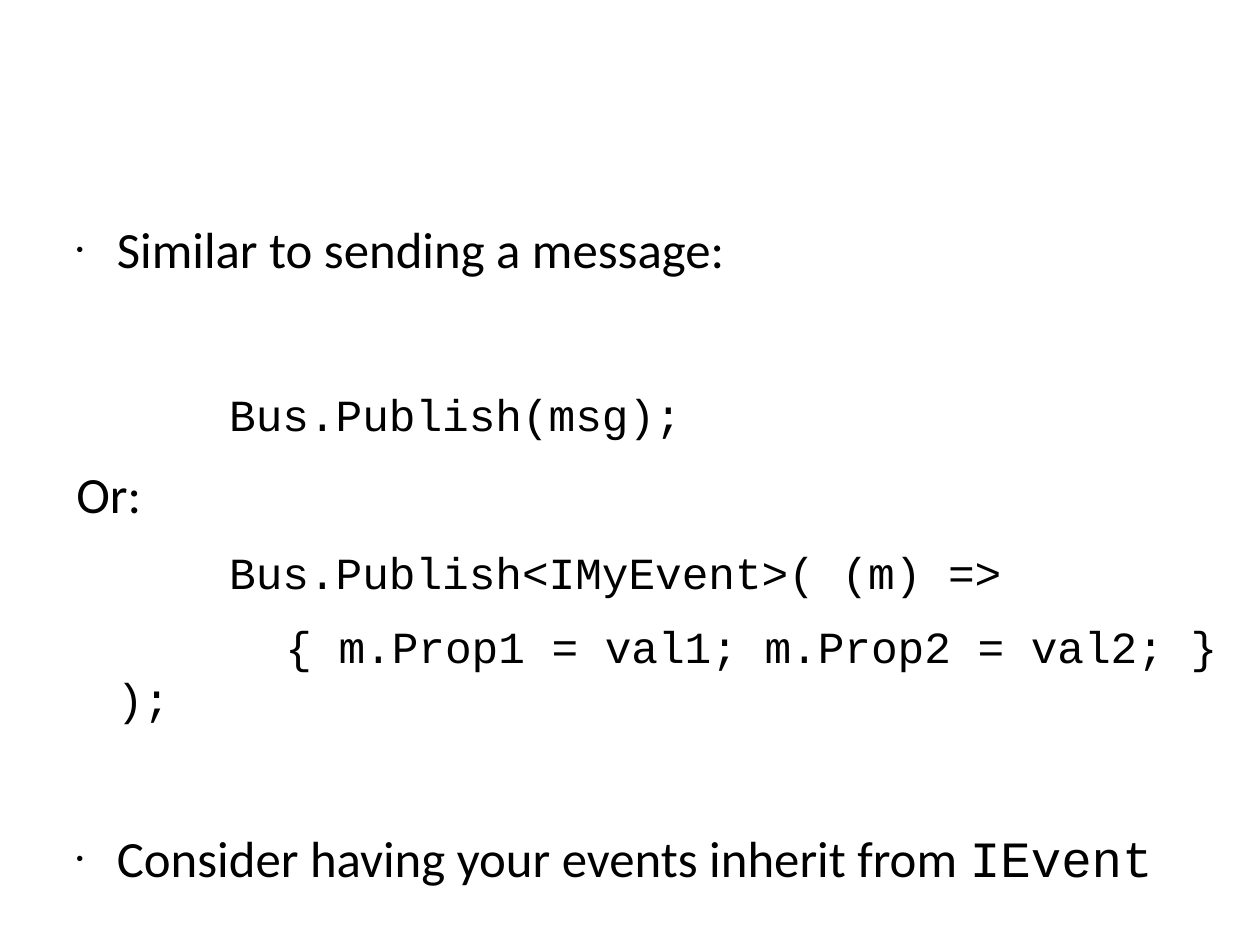
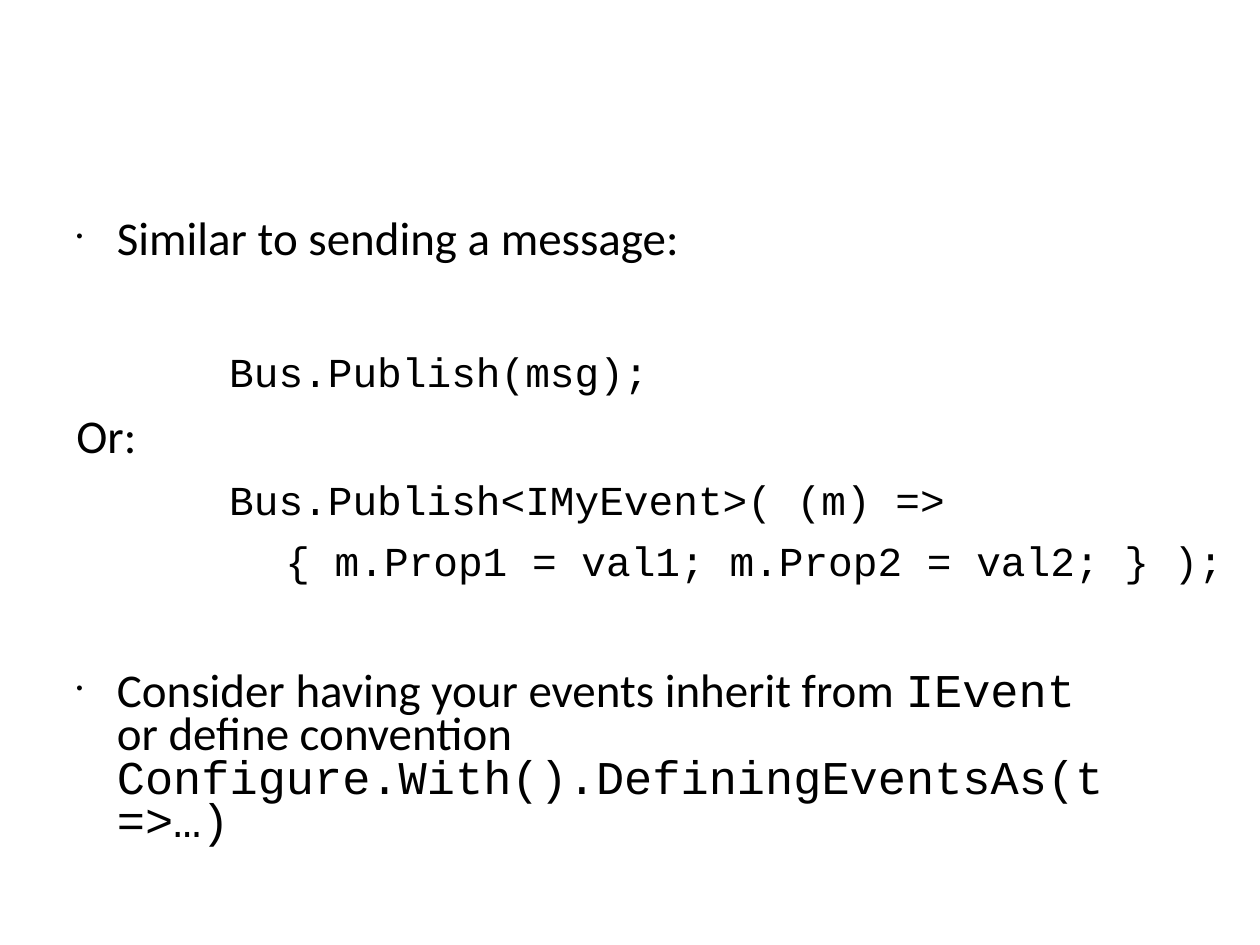
Before and after one commit to Particular/Course.Slides, a slide deck: slide 143 of EnterpriseDevelopmentWithNServiceBus.pptx. Drawn at 1260x945 pixels with LibreOffice and Linux fonts; fonts in the diff are those of the drawing; background and template pictures are left out. Boxes give left, top, right and bottom in pixels: in the first picture for what was removed or moved away, otherwise in the second. Text is boxed around its words. In the diff, an @@ line names an element or a change of style, - is before the commit and + after.

Commit message:
Further improvements
Removed remark about WebServiceBridge which is no longer supported
Critical Time Performance Counters hint to Andreas Video
Advertise Publish and Subscribe has a hint about Store/Forward vs.
Broker based transports
Hint for subscription storage that it is not needed when broker based
transports are used
Publish event added Unobtrusive sample

```diff
--- a/EnterpriseDevelopmentWithNServiceBus.pptx
+++ b/EnterpriseDevelopmentWithNServiceBus.pptx
@@ text at box(76, 222, 1099, 585): size 32 to 29.6 pt in "Similar to sending a message:", "Or:"; size 28 to 25.9 pt in "Bus.Publish(msg);", "Bus.Publish<IMyEvent>( (m) =>", "{ m.Prop1 = val1; m.Prop2 = val2; ..."; line spacing 0.97 to 0.77 @@
@@ text at box(117, 674, 1104, 807): text changed; size 32 to 29.6 pt @@
-• Consider having your events inherit from IEvent
+• Consider having your events inherit from IEvent
+  or define convention Configure.With().DefiningEventsAs(t =>…)
```
Also in this commit, not shown: 2 other slides changed.
